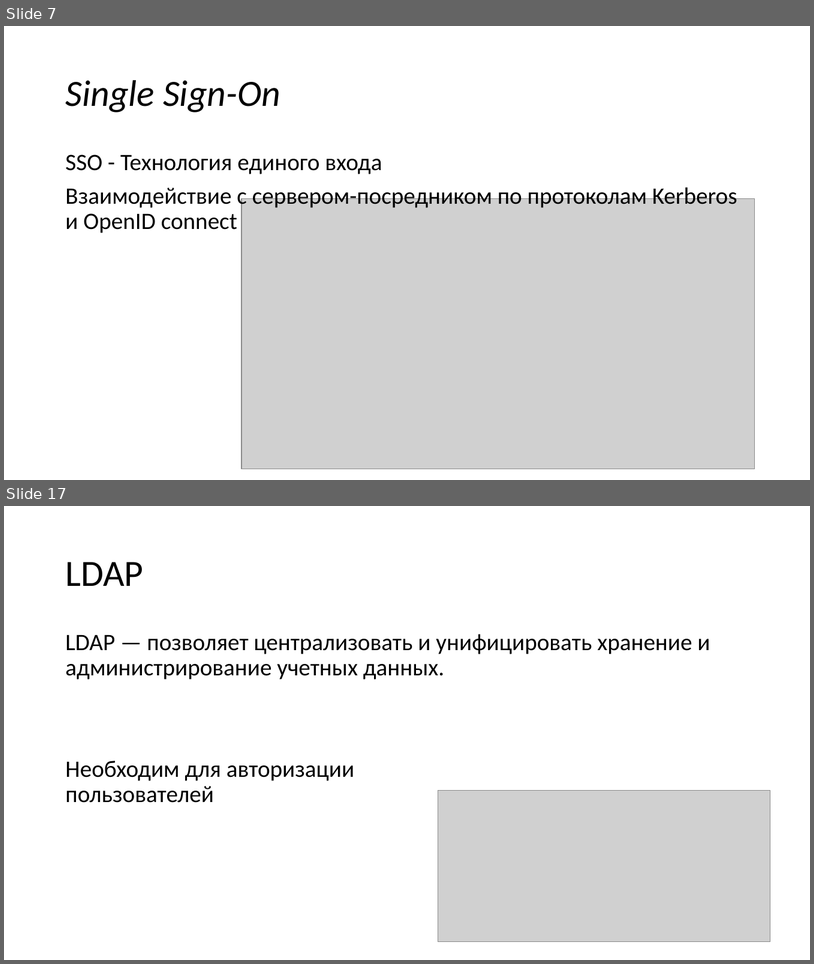
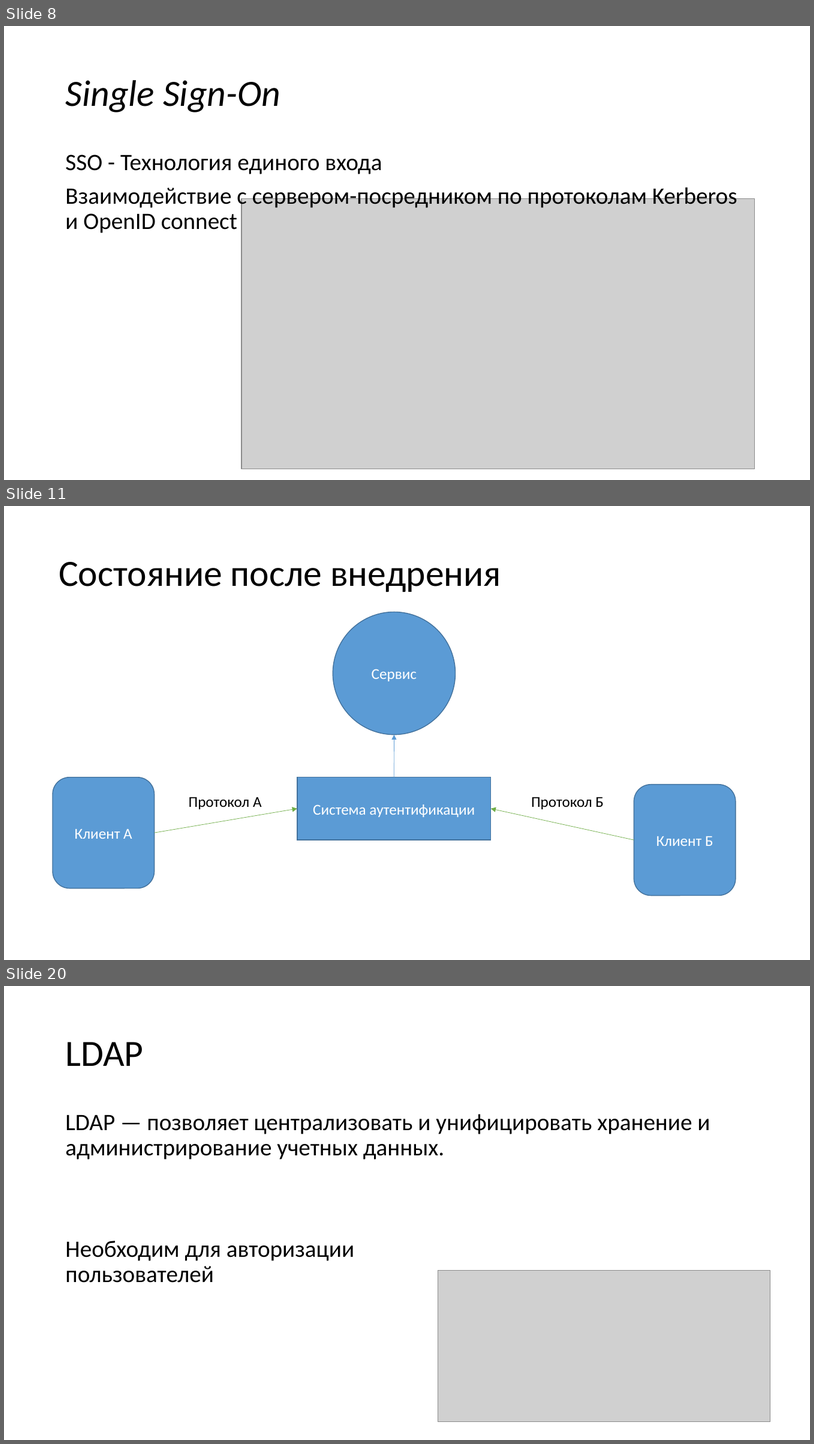
Before and after one commit to KozinOleg97/diplom, a slide deck: Vkr_p2.pptx. Shown one above the other, each under a label of ours: slides 7 and 17 before the commit, slides 8, 11 and 20 after it; the slides between them are not shown. The pictures are 814x964 and 814x1444 pixels, drawn with LibreOffice and Linux fonts; fonts in the diff are those of the drawing; grey boxes stand for pictures. Boxes give left, top, right and bottom in pixels: in the first picture for what was removed or moved away, otherwise in the second. Text is boxed around its words. In the diff, an @@ line names an element or a change of style, - is before the commit and + after.

```diff
--- a/Vkr_p2.pptx
+++ b/Vkr_p2.pptx
@@ slide 11 added at (x1=4, y1=506, x2=810, y2=960), background #FFFFFF @@
@@ title added at (x1=59, y1=562, x2=501, y2=592), 44 pt, text #000000 @@
+Состояние после внедрения
@@ ellipse added at (x1=333, y1=612, x2=456, y2=735), fill #5B9BD5, outline #43739E 1 pt, 18 pt, text #FFFFFF @@
+Сервис
@@ arrow added from (394, 777) to (394, 735), #5B9BD5 0.5 pt @@
@@ rounded rectangle added at (x1=53, y1=777, x2=154, y2=888), fill #5B9BD5, outline #43739E 1 pt, 18 pt, text #FFFFFF @@
+Клиент А
@@ rectangle added at (x1=297, y1=777, x2=491, y2=840), fill #5B9BD5, outline #43739E 1 pt, 18 pt, text #FFFFFF @@
+Система аутентификации
@@ rounded rectangle added at (x1=635, y1=784, x2=736, y2=895), fill #5B9BD5, outline #43739E 1 pt, 18 pt, text #FFFFFF @@
+Клиент Б
@@ arrow added from (155, 832) to (297, 808), #70AD47 0.5 pt @@
@@ text added at (x1=189, y1=796, x2=262, y2=809), 18 pt, text #000000 @@
+Протокол А
@@ arrow added from (635, 840) to (491, 808), #70AD47 0.5 pt @@
@@ text added at (x1=531, y1=796, x2=604, y2=809), 18 pt, text #000000 @@
+Протокол Б
@@ what was slide 7 is now slide 8 @@
@@ what was slide 17 is now slide 20 @@
```
Also in this commit, not shown: 12 slides changed, 5 other slides added, 2 slides removed, 1 other file.
